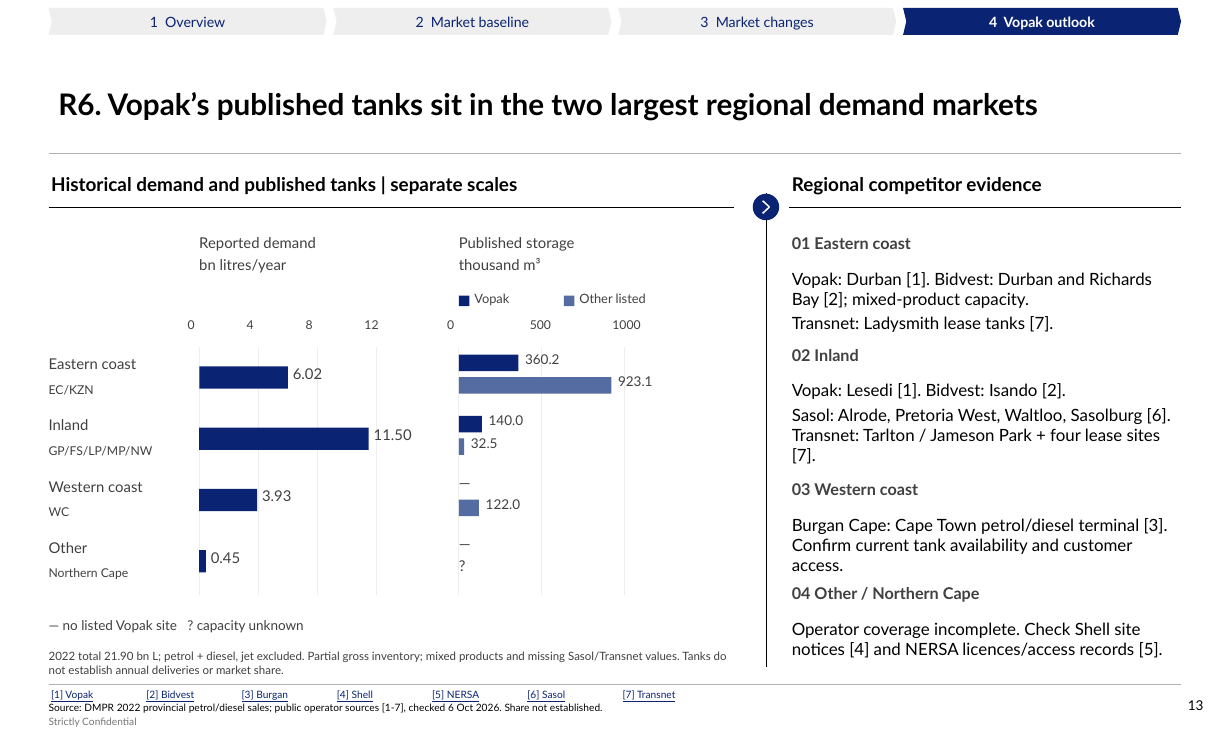
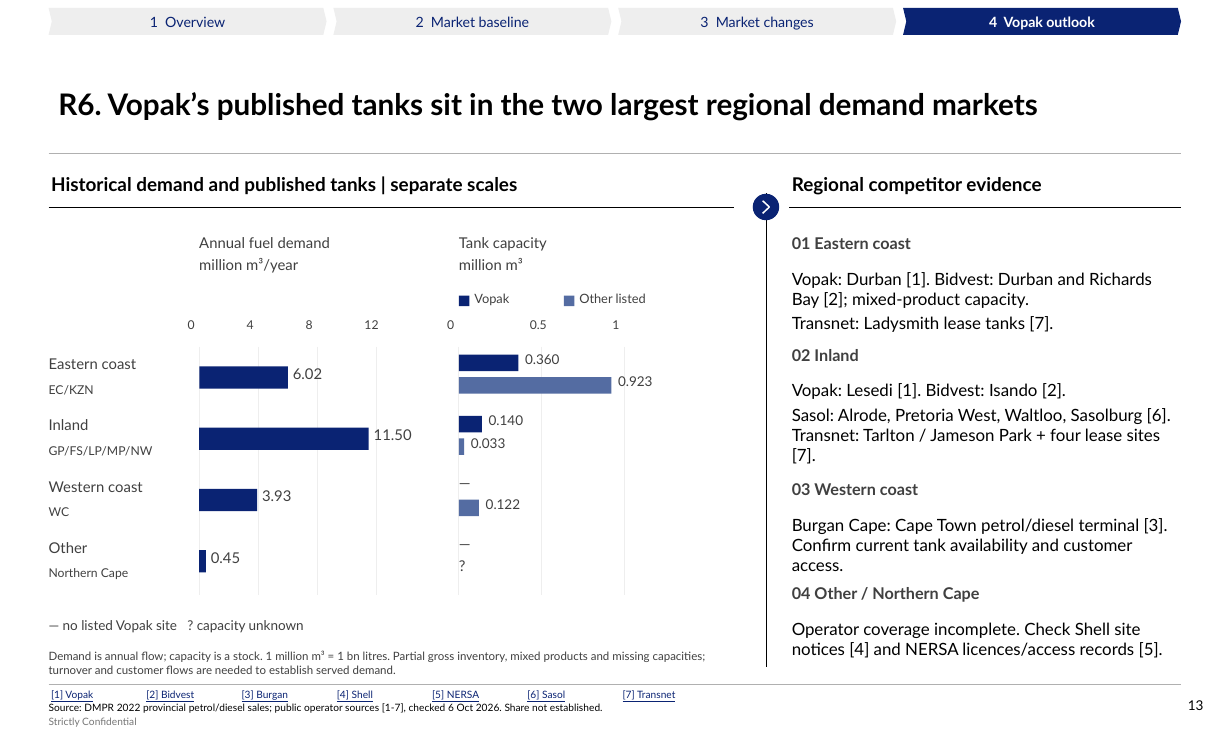
Before and after one commit to Africa-International-Advisors/liquid_fuels_model, a slide deck: slide 13 of pptx/output/delivered/Vopak_Week1_Convergence_2026_10_06.pptx. Drawn at 1232x729 pixels with LibreOffice and Linux fonts; fonts in the diff are those of the drawing; background and template pictures are left out. Boxes give left, top, right and bottom in pixels: in the first picture for what was removed or moved away, otherwise in the second. Text is boxed around its words. In the diff, an @@ line names an element or a change of style, - is before the commit and + after.

```diff
--- a/pptx/output/delivered/Vopak_Week1_Convergence_2026_10_06.pptx
+++ b/pptx/output/delivered/Vopak_Week1_Convergence_2026_10_06.pptx
@@ text at <box>199,237,330,273</box>: text changed @@
-Reported demand
-bn litres/year
+Annual fuel demand
+million m³/year
@@ text at <box>459,237,547,270</box>: text changed @@
-Published storage
-thousand m³
+Tank capacity
+million m³
@@ text at <box>530,320,547,329</box>: text changed @@
-500
+0.5
@@ text at <box>612,320,619,329</box>: text changed @@
-1000
+1
@@ text at <box>525,354,559,364</box>: text changed @@
-360.2
+0.360
@@ text at <box>618,376,652,386</box>: text changed @@
-923.1
+0.923
@@ text at <box>489,415,523,425</box>: text changed @@
-140.0
+0.140
@@ text at <box>471,438,505,448</box>: text changed @@
-32.5
+0.033
@@ text at <box>486,499,520,509</box>: text changed @@
-122.0
+0.122
@@ text at <box>49,650,706,674</box>: text changed @@
-2022 total 21.90 bn L; petrol + diesel, jet excluded. Partial gross inventory; mixed products and missing Sasol/Transnet values. Tanks do not establish annual deliveries or market share.
+Demand is annual flow; capacity is a stock. 1 million m³ = 1 bn litres. Partial gross inventory, mixed products and missing capacities; turnover and customer flows are needed to establish served demand.
```
Also in this commit, not shown: 9 other slides changed, 9 other files.
